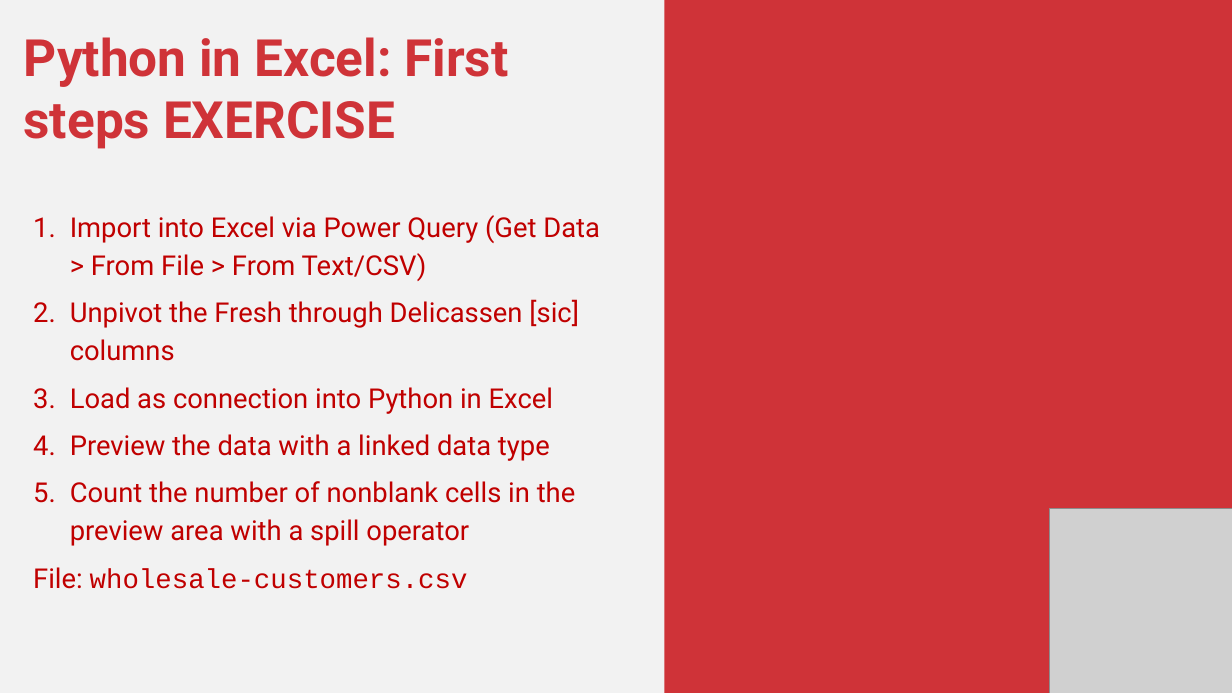
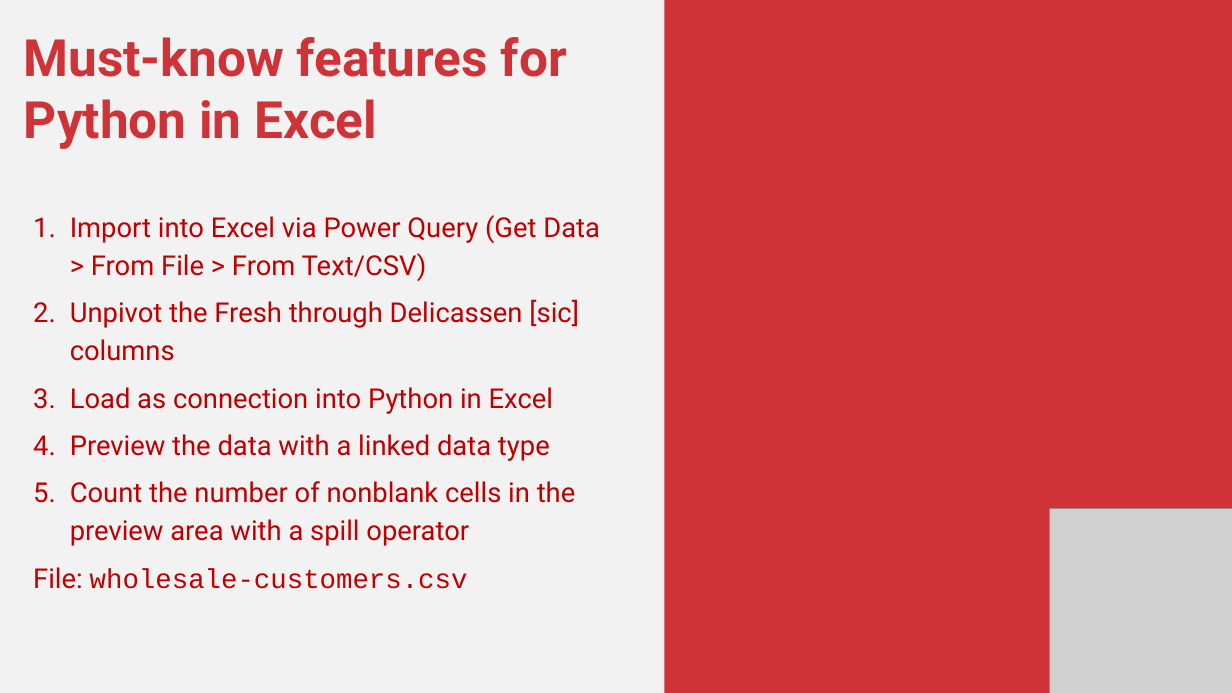
Before and after one commit to stringfestdata/global-excel-summit-python-in-excel-2025, a slide deck: slide 8 of python-in-excel-for-enhanced-data-analytics.pptx (slide 7 before the commit). Drawn at 1232x693 pixels with LibreOffice and Linux fonts; fonts in the diff are those of the drawing; grey boxes stand for pictures. Boxes give left, top, right and bottom in pixels: in the first picture for what was removed or moved away, otherwise in the second. Text is boxed around its words. In the diff, an @@ line names an element or a change of style, - is before the commit and + after.

```diff
--- a/python-in-excel-for-enhanced-data-analytics.pptx
+++ b/python-in-excel-for-enhanced-data-analytics.pptx
@@ text at (x1=24, y1=37, x2=567, y2=149): text changed @@
-Python in Excel: First steps EXERCISE
+Must-know features for Python in Excel
```
Also in this commit, not shown: 2 other slides changed, 1 slide added, 1 other file.
